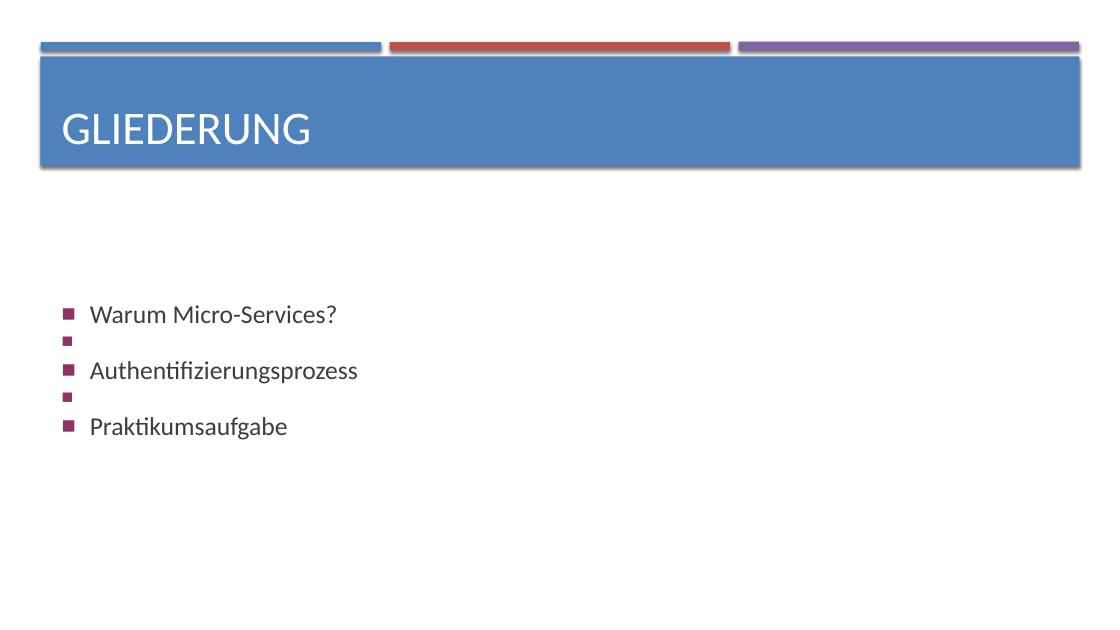
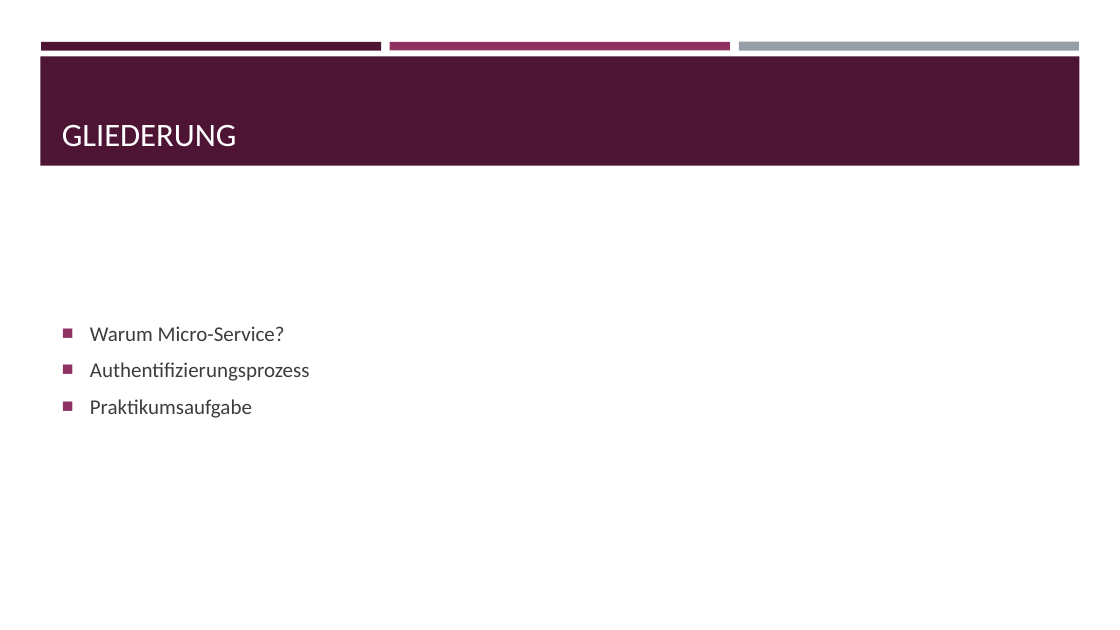
Before and after one commit to abcshmedu/pbl-gruppe-42, a slide deck: slide 2 of VortragSA.pptx. Drawn at 1120x630 pixels with LibreOffice and Linux fonts; fonts in the diff are those of the drawing. Boxes give left, top, right and bottom in pixels: in the first picture for what was removed or moved away, otherwise in the second. Text is boxed around its words. In the diff, an @@ line names an element or a change of style, - is before the commit and + after.

```diff
--- a/VortragSA.pptx
+++ b/VortragSA.pptx
@@ rectangle at [40, 56, 1080, 166]: fill #4F81BD to #4D1434; shadow off @@
@@ rectangle at [41, 42, 381, 50]: fill #4F81BD to #4D1434; shadow off @@
@@ rectangle at [390, 42, 730, 50]: fill #C0504D to #903163; shadow off @@
@@ rectangle at [739, 42, 1079, 51]: fill #8064A2 to #969FA7; shadow off @@
@@ title "GLIEDERUNG" at [62, 124, 237, 147]: size 40 to 28 pt @@
@@ text at [90, 326, 285, 341]: text changed; size 22 to 18 pt @@
-■ Warum Micro-Services?
+■ Warum Micro-Service?
@@ text at [90, 362, 310, 418]: size 22 to 18 pt in "Authentifizierungsprozess", "Praktikumsaufgabe"; more space between paragraphs @@
```
Also in this commit, not shown: 3 other slides changed, 6 slides added, 1 slide removed.
